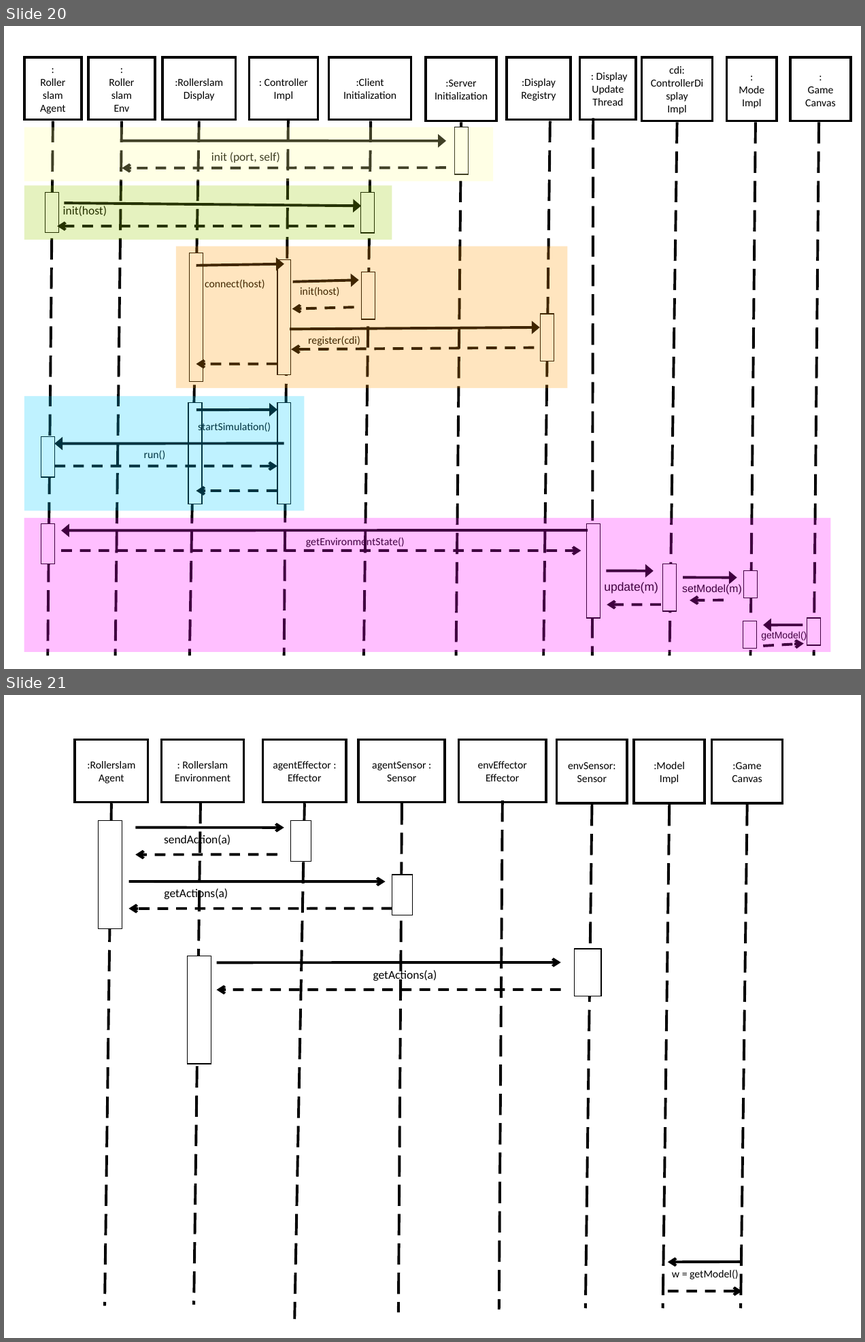
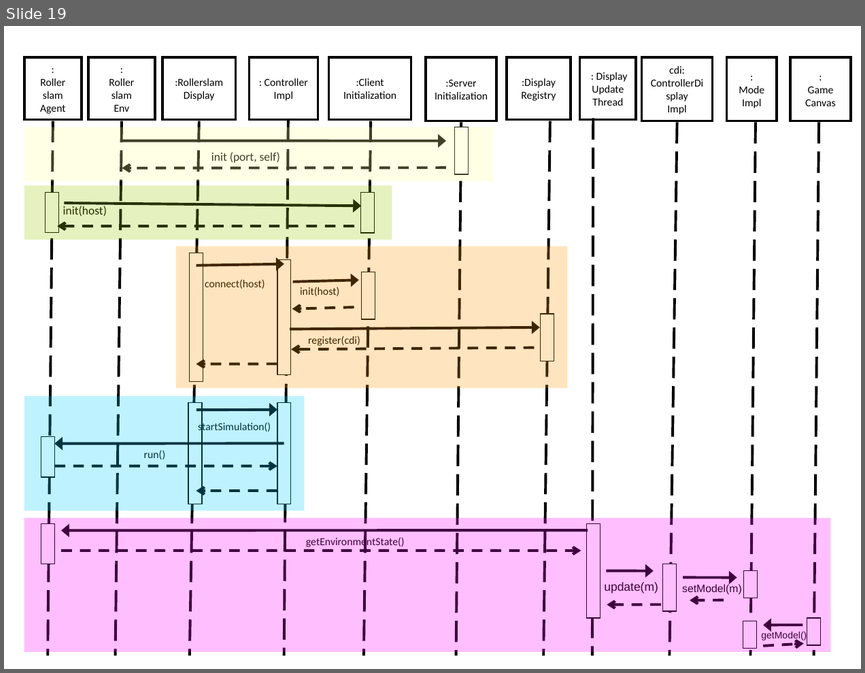
Before and after one commit to krishprince/rollerslam, a slide deck: docs/UML.ppt. Shown one above the other, each under a label of ours: slides 20 and 21 before the commit, slide 19 after it. The pictures are 865x1342 and 865x673 pixels, drawn with LibreOffice and Linux fonts; fonts in the diff are those of the drawing. Boxes give left, top, right and bottom in pixels: in the first picture for what was removed or moved away, otherwise in the second. Text is boxed around its words. In the diff, an @@ line names an element or a change of style, - is before the commit and + after.

Commit message:
uploading model

```diff
--- a/docs/UML.ppt
+++ b/docs/UML.ppt
@@ slide 21 removed at (x1=4, y1=695, x2=861, y2=1338), background #FFFFFF @@
@@ rectangle removed at (x1=75, y1=740, x2=148, y2=802) @@
-:Rollerslam
-Agent
@@ rectangle removed at (x1=162, y1=740, x2=244, y2=802) @@
-: Rollerslam
-Environment
@@ rectangle removed at (x1=263, y1=740, x2=347, y2=802) @@
-agentEffector : Effector
@@ rectangle removed at (x1=359, y1=740, x2=445, y2=802) @@
-agentSensor :
-Sensor
@@ rectangle removed at (x1=458, y1=740, x2=545, y2=802) @@
-envEffector
-Effector
@@ rectangle removed at (x1=557, y1=740, x2=627, y2=803) @@
-envSensor:
-Sensor
@@ rectangle removed at (x1=634, y1=740, x2=704, y2=803) @@
-:Model
-Impl
@@ rectangle removed at (x1=712, y1=740, x2=782, y2=803) @@
-:Game
-Canvas
@@ line removed from (111, 803) to (104, 1305) @@
@@ line removed from (201, 802) to (194, 1304) @@
@@ line removed from (305, 803) to (294, 1319) @@
@@ line removed from (402, 803) to (398, 1312) @@
@@ line removed from (502, 800) to (499, 1309) @@
@@ line removed from (592, 804) to (585, 1308) @@
@@ line removed from (669, 804) to (663, 1308) @@
@@ line removed from (747, 804) to (741, 1308) @@
@@ rectangle removed at (x1=99, y1=821, x2=122, y2=929) @@
@@ arrow removed from (135, 827) to (284, 828) @@
@@ text removed at (x1=164, y1=834, x2=230, y2=847) @@
-sendAction(a)
@@ rectangle removed at (x1=291, y1=821, x2=311, y2=861) @@
@@ arrow removed from (277, 854) to (135, 854) @@
@@ rectangle removed at (x1=392, y1=875, x2=413, y2=915) @@
@@ arrow removed from (129, 881) to (385, 882) @@
@@ text removed at (x1=164, y1=888, x2=228, y2=900) @@
-getActions(a)
@@ arrow removed from (392, 909) to (129, 909) @@
@@ rectangle removed at (x1=188, y1=955, x2=211, y2=1064) @@
@@ rectangle removed at (x1=574, y1=949, x2=600, y2=996) @@
@@ arrow removed from (216, 962) to (561, 962) @@
@@ text removed at (x1=373, y1=969, x2=437, y2=982) @@
-getActions(a)
@@ arrow removed from (561, 989) to (216, 989) @@
@@ arrow removed from (742, 1261) to (667, 1261) @@
@@ text removed at (x1=672, y1=1269, x2=738, y2=1279) @@
-w = getModel()
@@ arrow removed from (667, 1291) to (742, 1291) @@
@@ what was slide 20 is now slide 19 @@
```
Also in this commit, not shown: 1 other slide removed.
